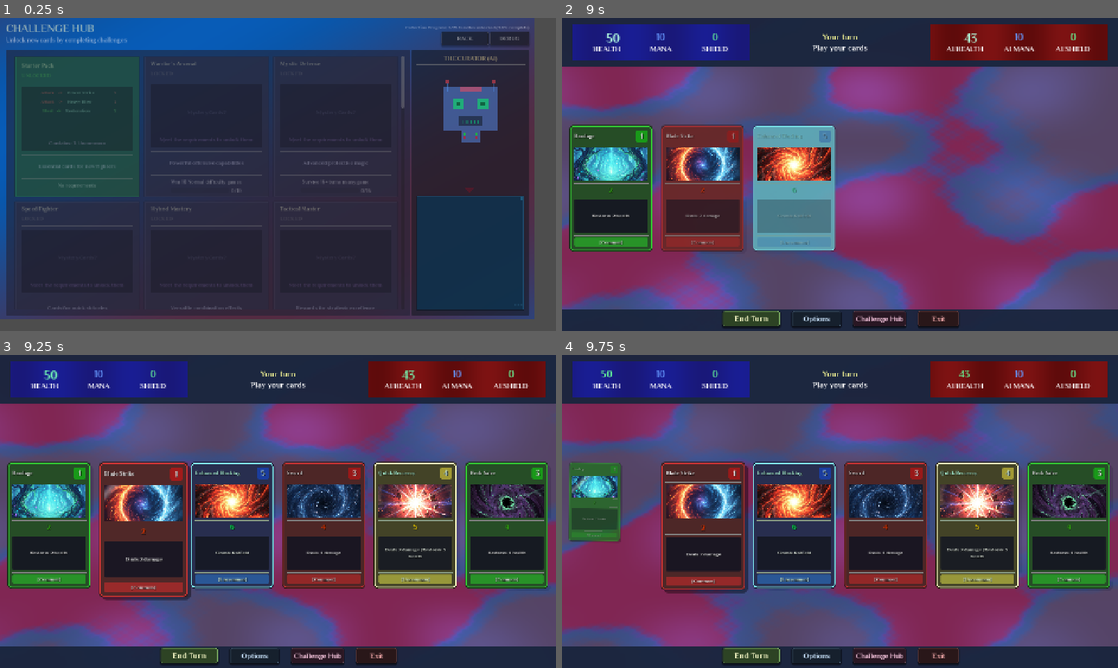
Above: before the commit, frames 1-4 (two rows, left to right).
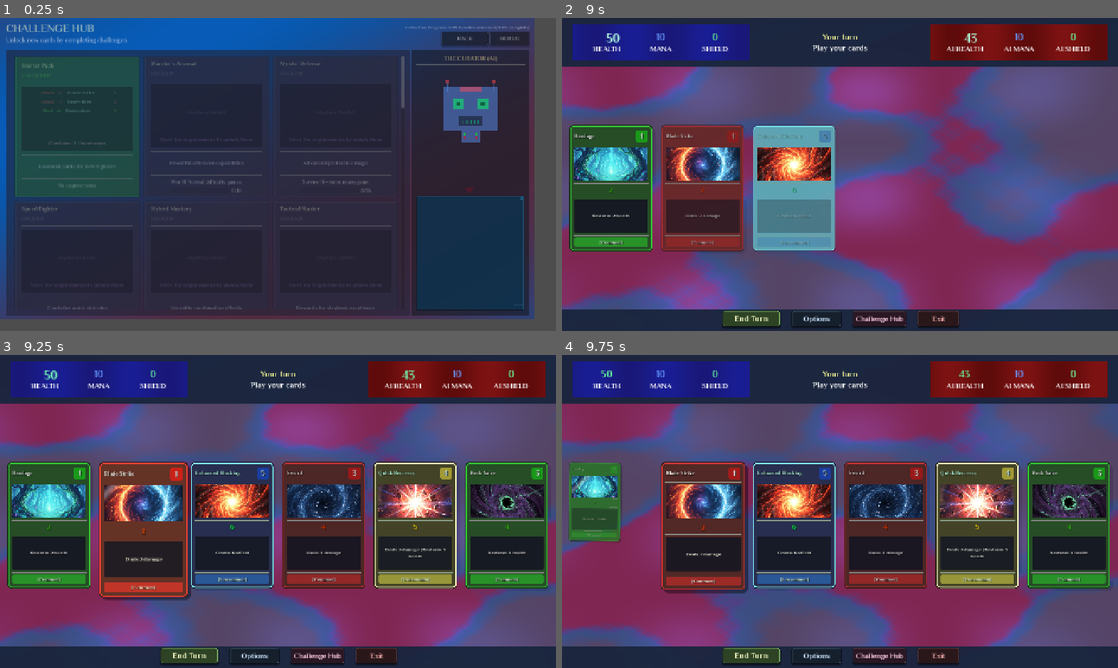
Above: after the commit, the same moments.

Repository: lextrack/Card-Vault-Keeper-Arena
Game: Godot game, scene res://scenes/ChallengeHub.tscn
Same seed, same stepped clock (60 frames per second), same inputs: the game is played once before the commit and once after it. This scene is started directly instead of the project's main scene. Sound files missing from this copy of the repository are replaced by a short silence.
Inputs (mouse positions are in pixels of both pictures, inside the frame that each line leads up to):
- Up to frame 1 (0.25 s): no input
- Up to frame 2 (9 s): tap Enter (game_select) at 0.5 s; move the mouse to (962, 158) at 0.52 s; hold Right (ui_right) 0.53-1.25 s; hold C (ChallengeHub_access) 0.53-1.25 s; click (962, 158) at 0.67 s; drag from (728, 190) to (812, 237) at 1.27 s; move the mouse to (895, 105) at 2.02 s; hold Right (ui_right) 2.03-2.75 s; hold H (game_controls) 2.03-2.75 s; drag from (812, 237) to (673, 127) at 2.77 s; move the mouse to (1006, 221) at 3.52 s; hold Left (ui_left) 3.53-4.25 s; hold C (ChallengeHub_access) 3.53-4.25 s; drag from (673, 127) to (756, 96) at 4.27 s; move the mouse to (867, 174) at 5.02 s; hold Escape (game_back) 5.03-5.75 s; hold H (game_controls) 5.03-5.75 s; click (867, 174) at 5.17 s; click "START GAME" at 5.75 s; click "START GAME" at 6.5 s; click "PLAY NORMAL" at 7.25 s; click "PLAY NORMAL" at 8 s; drag from (756, 96) to (728, 190) at 8.77 s
- Up to frame 3 (9.25 s): no input
- Up to frame 4 (9.75 s): drag from (612, 524) to (895, 442) at 9.52 s

Frames 1-2 are identical in both runs. In frame 3, 0.9% of the frame differs, in the area x 17-34%, y 34-78%; in frame 4, less than 0.1%.

Commit message:
Fix animations

Diff:
--- a/scripts/Card.gd
+++ b/scripts/Card.gd
@@ -134,35 +134,14 @@
 	gamepad_selected = true
 	is_hovered = false
 
-	enable_shine_effect()
-
-	_stop_current_tween()
-	current_tween = create_tween()
-	current_tween.set_parallel(true)
-
-	current_tween.tween_property(self, "scale", original_scale * GAMEPAD_SCALE, ANIMATION_SPEED)
-	current_tween.tween_property(self, "z_index", 10, ANIMATION_SPEED)
-	current_tween.tween_property(self, "modulate", Color(1.1, 1.1, 1.0, 1.0), ANIMATION_SPEED)
-	current_tween.tween_property(card_border, "modulate", Color(1.2, 1.2, 1.0, 1.0), ANIMATION_SPEED)
+	_apply_selection_effects()
 
 func remove_gamepad_selection_style():
 	if not gamepad_selected:
 		return
 
 	gamepad_selected = false
-
-	disable_shine_effect()
-
-	_stop_current_tween()
-	current_tween = create_tween()
-	current_tween.set_parallel(true)
-
-	current_tween.tween_property(self, "scale", original_scale, ANIMATION_SPEED)
-	current_tween.tween_property(self, "z_index", 0, ANIMATION_SPEED)
-	current_tween.tween_property(card_border, "modulate", Color.WHITE, ANIMATION_SPEED)
-
-	var target_modulate = Color.WHITE if is_playable else Color(0.4, 0.4, 0.4, 0.7)
-	current_tween.tween_property(self, "modulate", target_modulate, ANIMATION_SPEED)
+	_remove_selection_effects()
 
 func play_disabled_animation():
 	if is_being_played:
@@ -199,6 +178,32 @@
 	await current_tween.finished
 	queue_free()
 
+func _apply_selection_effects():
+	enable_shine_effect()
+
+	_stop_current_tween()
+	current_tween = create_tween()
+	current_tween.set_parallel(true)
+
+	current_tween.tween_property(self, "scale", original_scale * HOVER_SCALE, ANIMATION_SPEED)
+	current_tween.tween_property(self, "z_index", 10, ANIMATION_SPEED)
+	current_tween.tween_property(self, "modulate", Color(1.1, 1.1, 1.0, 1.0), ANIMATION_SPEED)
+	current_tween.tween_property(card_border, "modulate", Color(1.2, 1.2, 1.0, 1.0), ANIMATION_SPEED)
+
+func _remove_selection_effects():
+	disable_shine_effect()
+
+	_stop_current_tween()
+	current_tween = create_tween()
+	current_tween.set_parallel(true)
+
+	current_tween.tween_property(self, "scale", original_scale, ANIMATION_SPEED)
+	current_tween.tween_property(self, "z_index", 0, ANIMATION_SPEED)
+	current_tween.tween_property(card_border, "modulate", Color.WHITE, ANIMATION_SPEED)
+
+	var target_modulate = Color.WHITE if is_playable else Color(0.4, 0.4, 0.4, 0.7)
+	current_tween.tween_property(self, "modulate", target_modulate, ANIMATION_SPEED)
+
 func _on_mouse_entered():
 	if is_being_played or gamepad_selected or mouse_filter == Control.MOUSE_FILTER_IGNORE:
 		return
@@ -209,8 +214,7 @@
 	if not is_hovered and is_playable:
 		is_hovered = true
 		card_hovered.emit(self)
-		enable_shine_effect()
-		_apply_hover_effects()
+		_apply_selection_effects()
 
 func _on_mouse_exited():
 	if is_being_played or not is_hovered or gamepad_selected:
@@ -218,30 +222,7 @@
 
 	is_hovered = false
 	card_unhovered.emit(self)
-
-	if not gamepad_selected:
-		disable_shine_effect()
-	_remove_hover_effects()
-
-func _apply_hover_effects():
-	_stop_current_tween()
-	current_tween = create_tween()
-	current_tween.set_parallel(true)
-
-	current_tween.tween_property(self, "scale", original_scale * HOVER_SCALE, ANIMATION_SPEED)
-	current_tween.tween_property(self, "z_index", 5, ANIMATION_SPEED)
-	current_tween.tween_property(self, "modulate", Color(1.05, 1.05, 1.05, 1.0), ANIMATION_SPEED)
-
-func _remove_hover_effects():
-	_stop_current_tween()
-	current_tween = create_tween()
-	current_tween.set_parallel(true)
-
-	current_tween.tween_property(self, "scale", original_scale, ANIMATION_SPEED)
-	current_tween.tween_property(self, "z_index", 0, ANIMATION_SPEED)
-
-	var target_modulate = Color.WHITE if is_playable else Color(0.4, 0.4, 0.4, 0.7)
-	current_tween.tween_property(self, "modulate", target_modulate, ANIMATION_SPEED)
+	_remove_selection_effects()
 
 func has_gamepad_selection_applied() -> bool:
 	return gamepad_selected
@@ -265,7 +246,7 @@
 			mouse_filter = Control.MOUSE_FILTER_IGNORE
 
 		if is_hovered:
-			_remove_hover_effects()
+			_remove_selection_effects()
 			is_hovered = false
 
 func force_reset_visual_state():
--- a/scripts/JokerCard.gd
+++ b/scripts/JokerCard.gd
@@ -89,6 +89,32 @@
 		var shader_material = card_icon.material as ShaderMaterial
 		shader_material.set_shader_parameter("shine_enabled", false)
 
+func _apply_selection_effects():
+	enable_shine_effect()
+
+	_stop_current_tween()
+	current_tween = create_tween()
+	current_tween.set_parallel(true)
+
+	current_tween.tween_property(self, "scale", original_scale * HOVER_SCALE, ANIMATION_SPEED)
+	current_tween.tween_property(self, "z_index", 10, ANIMATION_SPEED)
+	current_tween.tween_property(self, "modulate", Color(1.15, 1.1, 1.05, 1.0), ANIMATION_SPEED)
+	current_tween.tween_property(card_border, "modulate", Color(1.4, 1.25, 1.0, 1.0), ANIMATION_SPEED)
+
+func _remove_selection_effects():
+	disable_shine_effect()
+
+	_stop_current_tween()
+	current_tween = create_tween()
+	current_tween.set_parallel(true)
+
+	current_tween.tween_property(self, "scale", original_scale, ANIMATION_SPEED)
+	current_tween.tween_property(self, "z_index", 0, ANIMATION_SPEED)
+	current_tween.tween_property(card_border, "modulate", Color.WHITE, ANIMATION_SPEED)
+
+	var target_modulate = Color.WHITE if is_playable else Color(0.4, 0.4, 0.4, 0.7)
+	current_tween.tween_property(self, "modulate", target_modulate, ANIMATION_SPEED)
+
 func _optimize_mouse_filter():
 	_set_mouse_filter_recursive(self, Control.MOUSE_FILTER_PASS)
 
@@ -127,35 +153,14 @@
 	gamepad_selected = true
 	is_hovered = false
 
-	enable_shine_effect()
-
-	_stop_current_tween()
-	current_tween = create_tween()
-	current_tween.set_parallel(true)
-
-	current_tween.tween_property(self, "scale", original_scale * GAMEPAD_SCALE, ANIMATION_SPEED)
-	current_tween.tween_property(self, "z_index", 10, ANIMATION_SPEED)
-	current_tween.tween_property(self, "modulate", Color(1.2, 1.1, 1.0, 1.0), ANIMATION_SPEED)
-	current_tween.tween_property(card_border, "modulate", Color(1.5, 1.3, 1.0, 1.0), ANIMATION_SPEED)
+	_apply_selection_effects()
 
 func remove_gamepad_selection_style():
 	if not gamepad_selected:
 		return
 
 	gamepad_selected = false
-
-	disable_shine_effect()
-
-	_stop_current_tween()
-	current_tween = create_tween()
-	current_tween.set_parallel(true)
-
-	current_tween.tween_property(self, "scale", original_scale, ANIMATION_SPEED)
-	current_tween.tween_property(self, "z_index", 0, ANIMATION_SPEED)
-	current_tween.tween_property(card_border, "modulate", Color.WHITE, ANIMATION_SPEED)
-
-	var target_modulate = Color.WHITE if is_playable else Color(0.4, 0.4, 0.4, 0.7)
-	current_tween.tween_property(self, "modulate", target_modulate, ANIMATION_SPEED)
+	_remove_selection_effects()
 
 func play_disabled_animation():
 	if is_being_played:
@@ -202,8 +207,7 @@
 	if not is_hovered and is_playable:
 		is_hovered = true
 		card_hovered.emit(self)
-		enable_shine_effect()
-		_apply_hover_effects()
+		_apply_selection_effects()
 
 func _on_mouse_exited():
 	if is_being_played or not is_hovered or gamepad_selected:
@@ -211,31 +215,7 @@
 
 	is_hovered = false
 	card_unhovered.emit(self)
-	if not gamepad_selected:
-		disable_shine_effect()
-	_remove_hover_effects()
-
-func _apply_hover_effects():
-	_stop_current_tween()
-	current_tween = create_tween()
-	current_tween.set_parallel(true)
-
-	current_tween.tween_property(self, "scale", original_scale * HOVER_SCALE, ANIMATION_SPEED)
-	current_tween.tween_property(self, "z_index", 5, ANIMATION_SPEED)
-	current_tween.tween_property(self, "modulate", Color(1.1, 1.1, 1.05, 1.0), ANIMATION_SPEED)
-	current_tween.tween_property(card_border, "modulate", Color(1.3, 1.2, 1.0, 1.0), ANIMATION_SPEED)
-
-func _remove_hover_effects():
-	_stop_current_tween()
-	current_tween = create_tween()
-	current_tween.set_parallel(true)
-
-	current_tween.tween_property(self, "scale", original_scale, ANIMATION_SPEED)
-	current_tween.tween_property(self, "z_index", 0, ANIMATION_SPEED)
-	current_tween.tween_property(card_border, "modulate", Color.WHITE, ANIMATION_SPEED)
-
-	var target_modulate = Color.WHITE if is_playable else Color(0.4, 0.4, 0.4, 0.7)
-	current_tween.tween_property(self, "modulate", target_modulate, ANIMATION_SPEED)
+	_remove_selection_effects()
 
 func has_gamepad_selection_applied() -> bool:
 	return gamepad_selected
@@ -259,7 +239,7 @@
 			mouse_filter = Control.MOUSE_FILTER_IGNORE
 
 		if is_hovered:
-			_remove_hover_effects()
+			_remove_selection_effects()
 			is_hovered = false
 
 func force_reset_visual_state():
